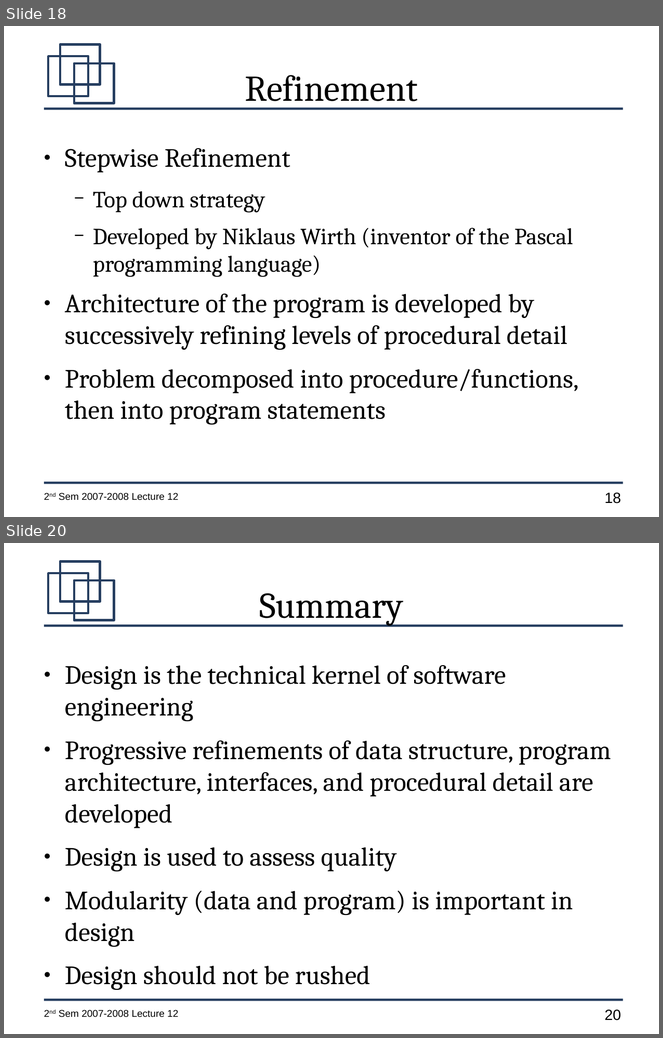
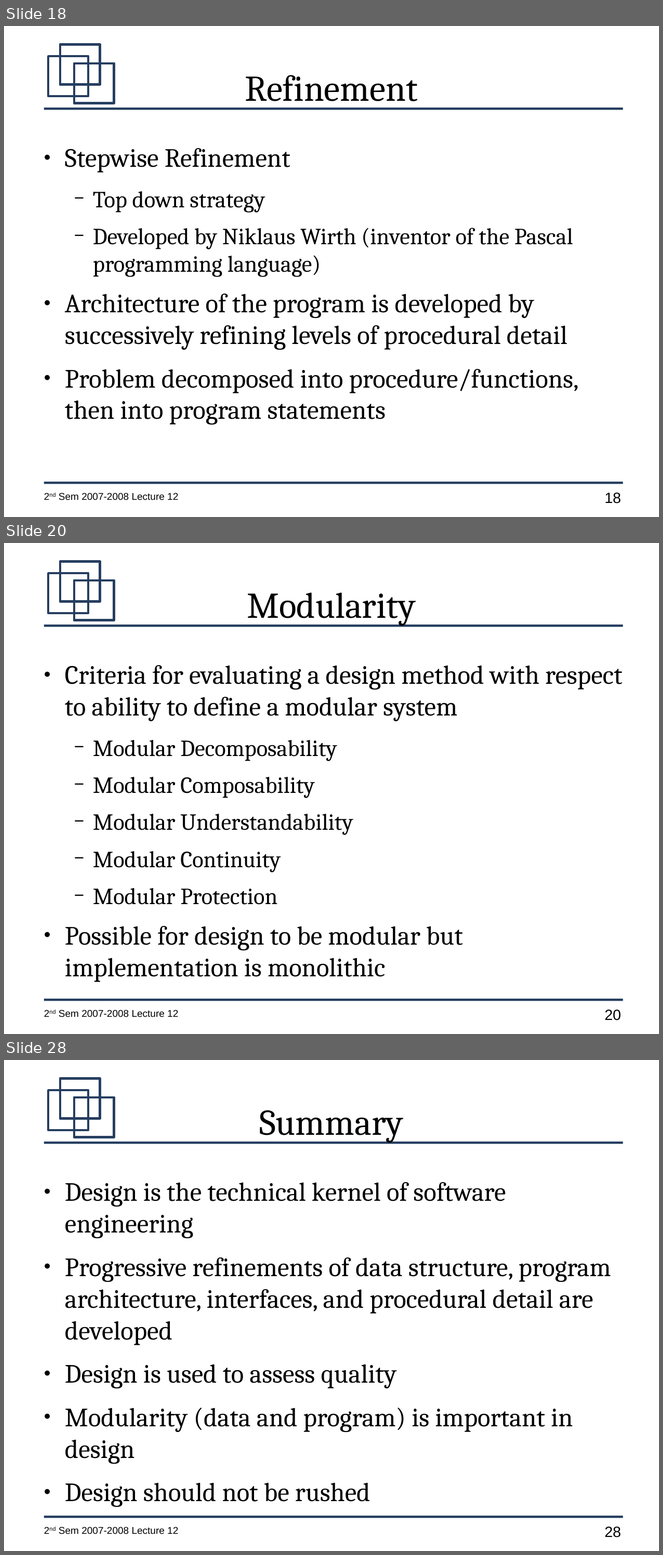
Before and after one commit to jachermocilla/jach-homepage, a slide deck: CMSC128-2nd-Sem-2007-L13.odp. Shown one above the other, each under a label of ours: slides 18 and 20 before the commit, slides 18, 20 and 28 after it; the slides between them are not shown. The pictures are 663x1038 and 663x1555 pixels, drawn with LibreOffice and Linux fonts; fonts in the diff are those of the drawing. Boxes give left, top, right and bottom in pixels: in the first picture for what was removed or moved away, otherwise in the second. Text is boxed around its words. In the diff, an @@ line names an element or a change of style, - is before the commit and + after.

```diff
--- a/CMSC128-2nd-Sem-2007-L13.odp
+++ b/CMSC128-2nd-Sem-2007-L13.odp
@@ slide 20 added at (4,543,659,1034), background #FFFFFF; not listed: 7 template elements that a slide beside it also shows @@
@@ title added at (247,592,416,626), 44 pt, text #000000 @@
+Modularity
@@ text added at (65,665,622,982), 32 pt, text #000000 @@
+● Criteria for evaluating a design method with respect to ability to define a modular system
+  − Modular Decomposability
+  − Modular Composability
+  − Modular Understandability
+  − Modular Continuity
+  − Modular Protection
+● Possible for design to be modular but implementation is monolithic
@@ what was slide 20 is now slide 28 @@
@@ page number at (605,1527,621,1538): text changed @@
-20
+28
```
Also in this commit, not shown: 1 slide changed, 7 other slides added.
